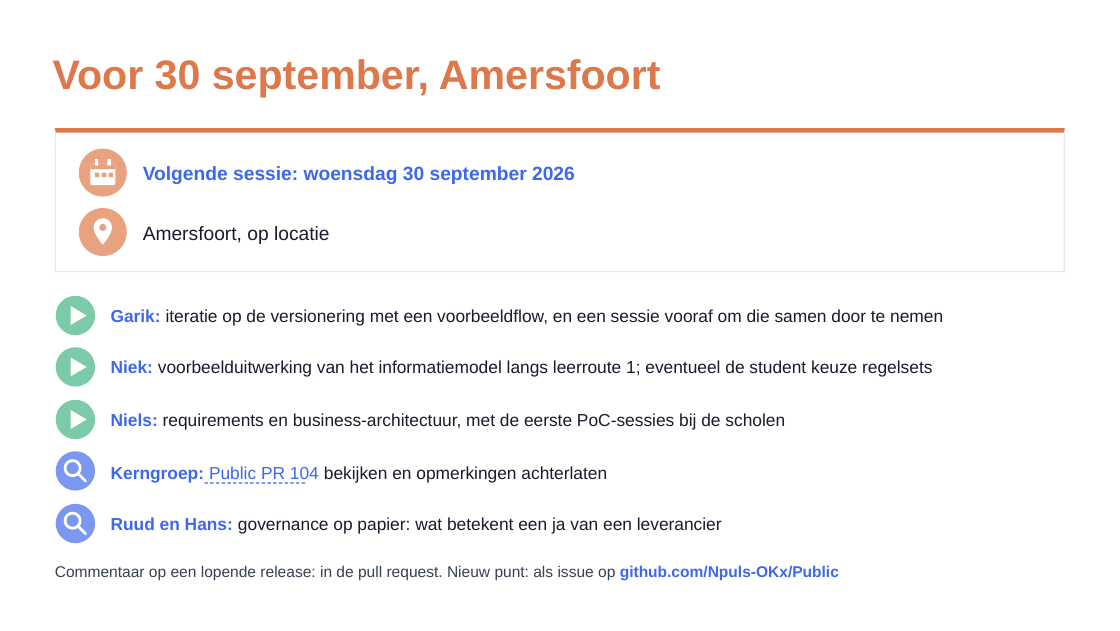
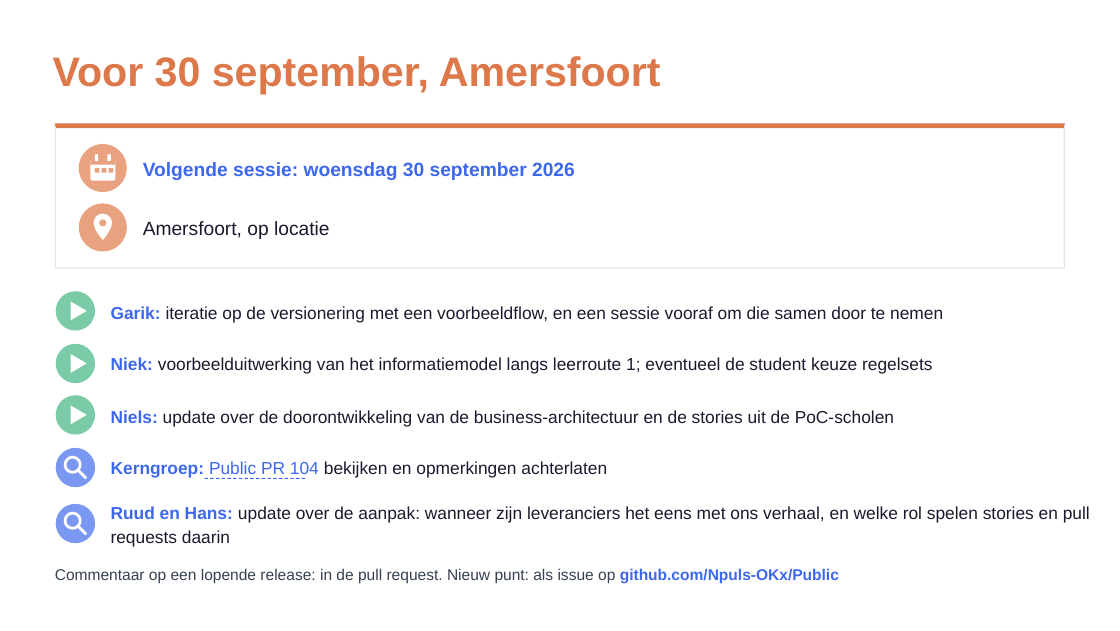
Before and after one commit to Npuls-OKx/meta, a slide deck: slide 40 of presentaties/export/260915_kerngroep_techniek_afspraken/260915_kerngroep_techniek_afspraken.pptx. Drawn at 1120x631 pixels with LibreOffice and Linux fonts; fonts in the diff are those of the drawing; background and template pictures are left out. Boxes give left, top, right and bottom in pixels: in the first picture for what was removed or moved away, otherwise in the second. Text is boxed around its words. In the diff, an @@ line names an element or a change of style, - is before the commit and + after.

```diff
--- a/presentaties/export/260915_kerngroep_techniek_afspraken/260915_kerngroep_techniek_afspraken.pptx
+++ b/presentaties/export/260915_kerngroep_techniek_afspraken/260915_kerngroep_techniek_afspraken.pptx
@@ freeform shape at <box>55,268,1065,269</box>: outline redrawn @@
@@ text at <box>111,410,894,426</box>: text changed @@
-Niels: requirements en business-architectuur, met de eerste PoC-sessies bij de scholen
+Niels: update over de doorontwikkeling van de business-architectuur en de stories uit de PoC-scholen
@@ freeform shape at <box>56,448,95,487</box>: outline redrawn @@
@@ 23 freeform shapes, 5 texts, 1 line: place and size @@
-23 freeform shapes, 5 texts, 1 line at <box>53,59,1065,484</box>
+23 freeform shapes, 5 texts, 1 line at <box>53,56,1065,478</box>
@@ text added at <box>111,506,1090,522</box>, 11.4 pt, text #1A1A2E @@
+Ruud en Hans: update over de aanpak: wanneer zijn leveranciers het eens met ons verhaal, en welke rol spelen stories en pull
@@ text removed at <box>111,517,722,534</box> @@
-Ruud en Hans: governance op papier: wat betekent een ja van een leverancier
@@ text added at <box>111,530,230,546</box>, 11.4 pt, text #1A1A2E @@
+requests daarin
@@ text "Commentaar op een lopende release: ...": place and size @@
-text "Commentaar op een lopende release: ..." at <box>55,565,839,580</box>
+text "Commentaar op een lopende release: ..." at <box>55,568,839,584</box>
```
Also in this commit, not shown: 2 other slides changed, 2 other files.
